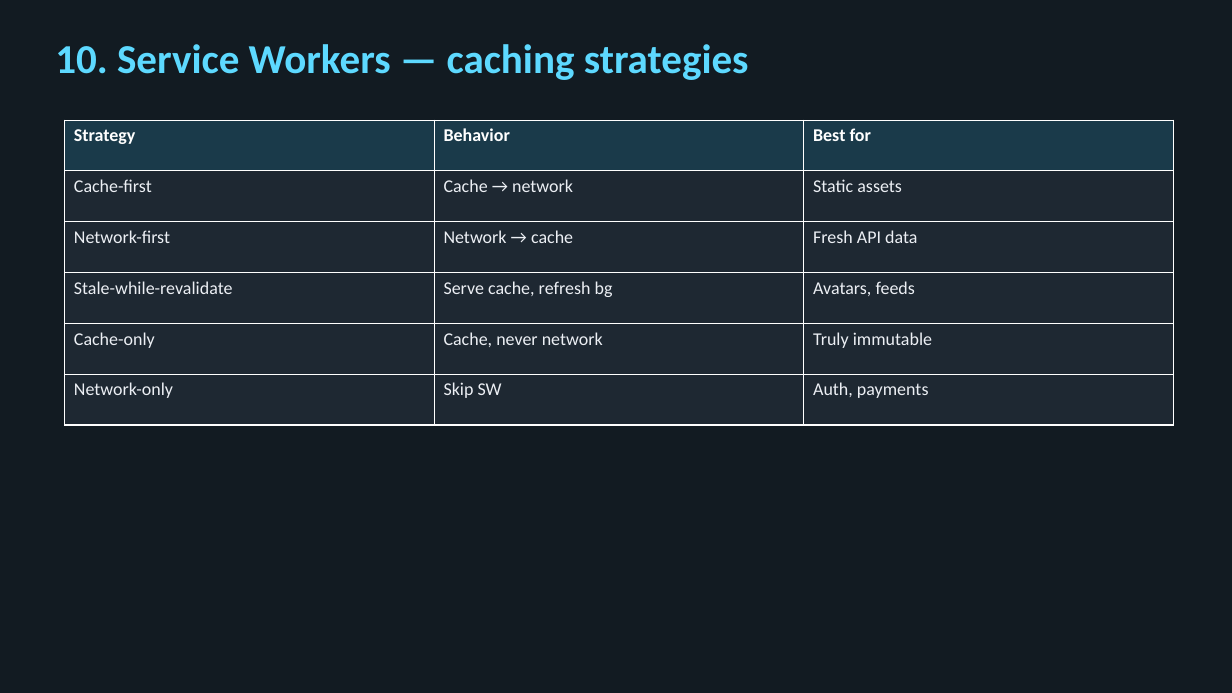
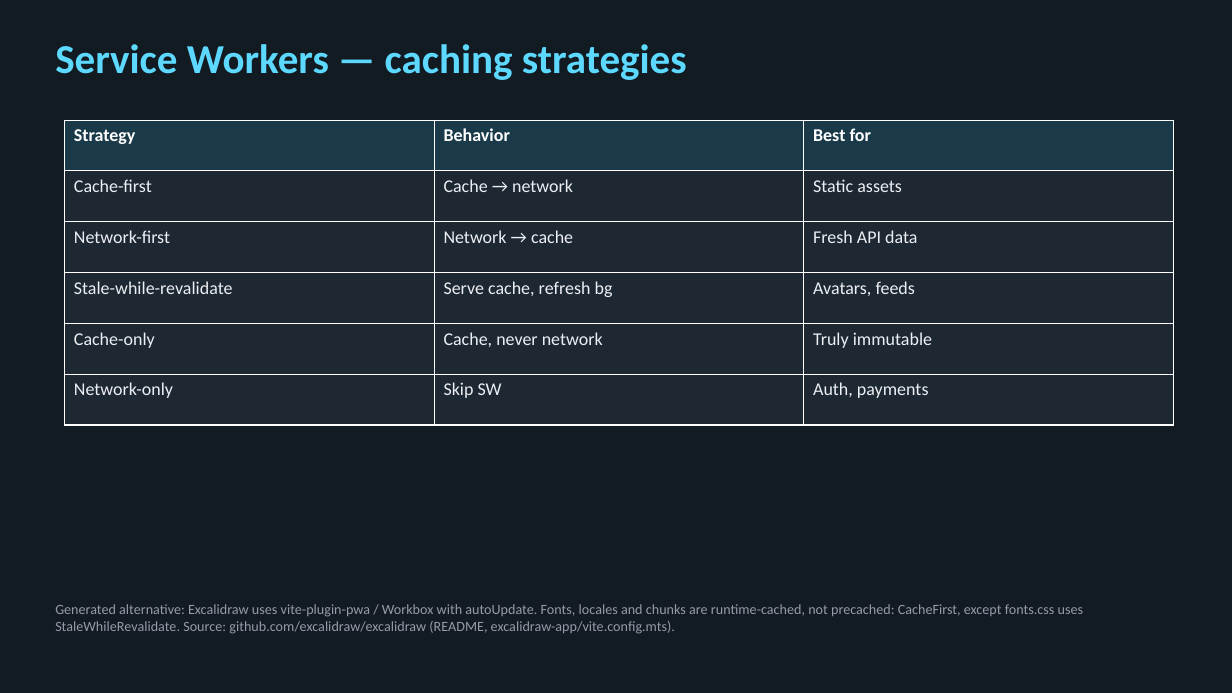
Before and after one commit to bodonnell-DePaul/webapps_week7, a slide deck: slide 38 of Week08-Slides.pptx (slide 35 before the commit). Drawn at 1232x693 pixels with LibreOffice and Linux fonts; fonts in the diff are those of the drawing. Boxes give left, top, right and bottom in pixels: in the first picture for what was removed or moved away, otherwise in the second. Text is boxed around its words. In the diff, an @@ line names an element or a change of style, - is before the commit and + after.

```diff
--- a/Week08-Slides.pptx
+++ b/Week08-Slides.pptx
@@ text at <box>55,44,687,80</box>: text changed @@
-10. Service Workers — caching strategies
+Service Workers — caching strategies
@@ text added at <box>55,604,1084,634</box>, 11 pt, text #9999AA @@
+Generated alternative: Excalidraw uses vite-plugin-pwa / Workbox with autoUpdate. Fonts, locales and chunks are runtime-cached, not precached: CacheFirst, except fonts.css uses StaleWhileRevalidate. Source: github.com/excalidraw/excalidraw (README, excalidraw-app/vite.config.mts).
```
Also in this commit, not shown: 44 other slides changed, 3 slides added, 2 other files.
